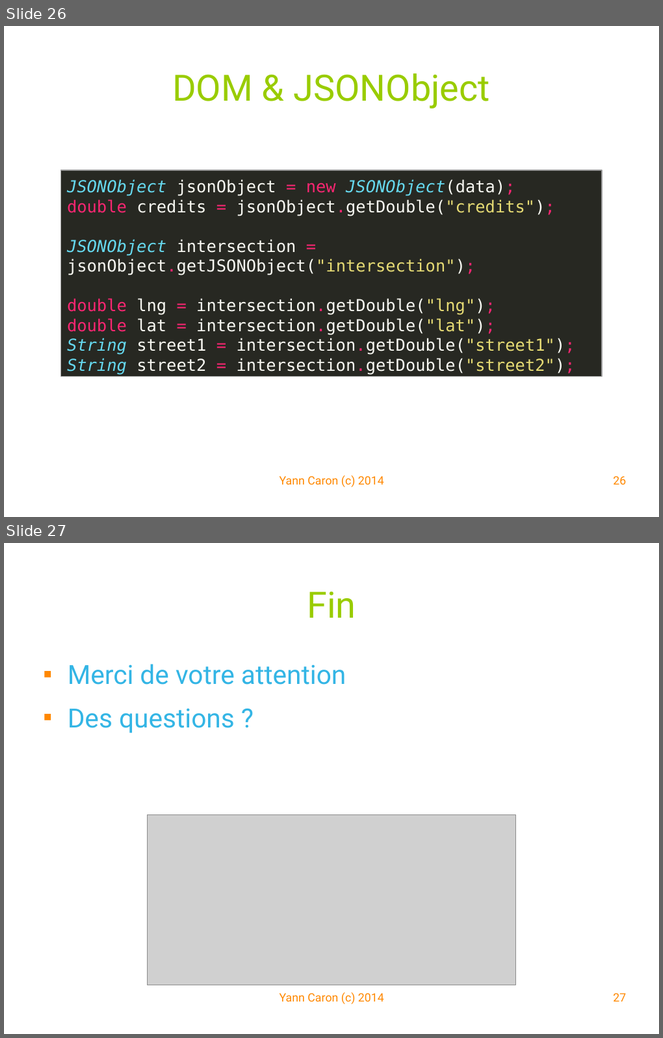
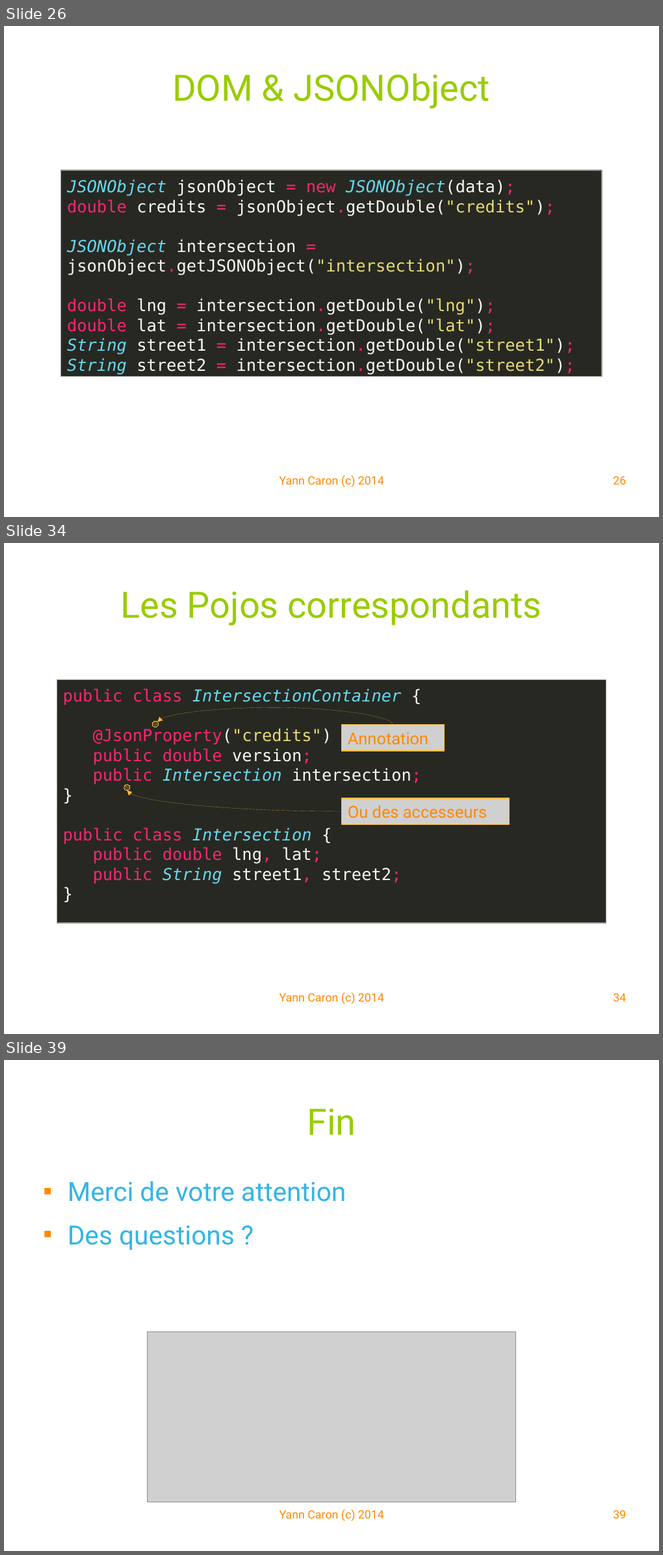
Before and after one commit to YannCaron/Android-ENSG, a slide deck: 09 - WebServices.odp. Shown one above the other, each under a label of ours: slides 26 and 27 before the commit, slides 26, 34 and 39 after it; the slides between them are not shown. The pictures are 663x1038 and 663x1555 pixels, drawn with LibreOffice and Linux fonts; fonts in the diff are those of the drawing; grey boxes stand for pictures; background and template pictures are left out. Boxes give left, top, right and bottom in pixels: in the first picture for what was removed or moved away, otherwise in the second. Text is boxed around its words. In the diff, an @@ line names an element or a change of style, - is before the commit and + after.

```diff
--- a/09 - WebServices.odp
+++ b/09 - WebServices.odp
@@ slide 34 added at box(4, 543, 659, 1034), background #FFFFFF @@
@@ title added at box(121, 590, 542, 626), 44 pt, text #99CC00 @@
+Les Pojos correspondants
@@ rectangle added at box(57, 679, 607, 923), fill #272822, outline #999999 0.99 pt, 20 pt, text #F92672 @@
+public class IntersectionContainer {
+@JsonProperty("credits")
+public double version;
+public Intersection intersection;
+}
+public class Intersection {
+public double lng, lat;
+public String street1, street2;
+}
@@ curved arrow added from (393, 725) to (157, 722), #FFBB33 0 pt @@
@@ ellipse added at box(153, 721, 159, 728), fill #FFBB33 at 25% opacity, outline #FFBB33 0 pt @@
@@ picture added at box(342, 725, 445, 751), 20 pt, text #FF8800 @@
+Annotation
@@ ellipse added at box(124, 785, 130, 791), fill #FFBB33 at 25% opacity, outline #FFBB33 0 pt @@
@@ curved arrow added from (342, 811) to (127, 791), #FFBB33 0 pt @@
@@ picture added at box(342, 798, 509, 825), 20 pt, text #FF8800 @@
+Ou des accesseurs
@@ text added at box(280, 993, 384, 1005), 14 pt, text #FF8800 @@
+Yann Caron (c) 2014
@@ page number added at box(613, 993, 626, 1002), 14 pt, text #FF8800 @@
+34
@@ what was slide 27 is now slide 39 @@
@@ page number at box(613, 1510, 626, 1519): text changed @@
-27
+39
```
Also in this commit, not shown: 12 slides changed, 11 other slides added, 13 other files.
